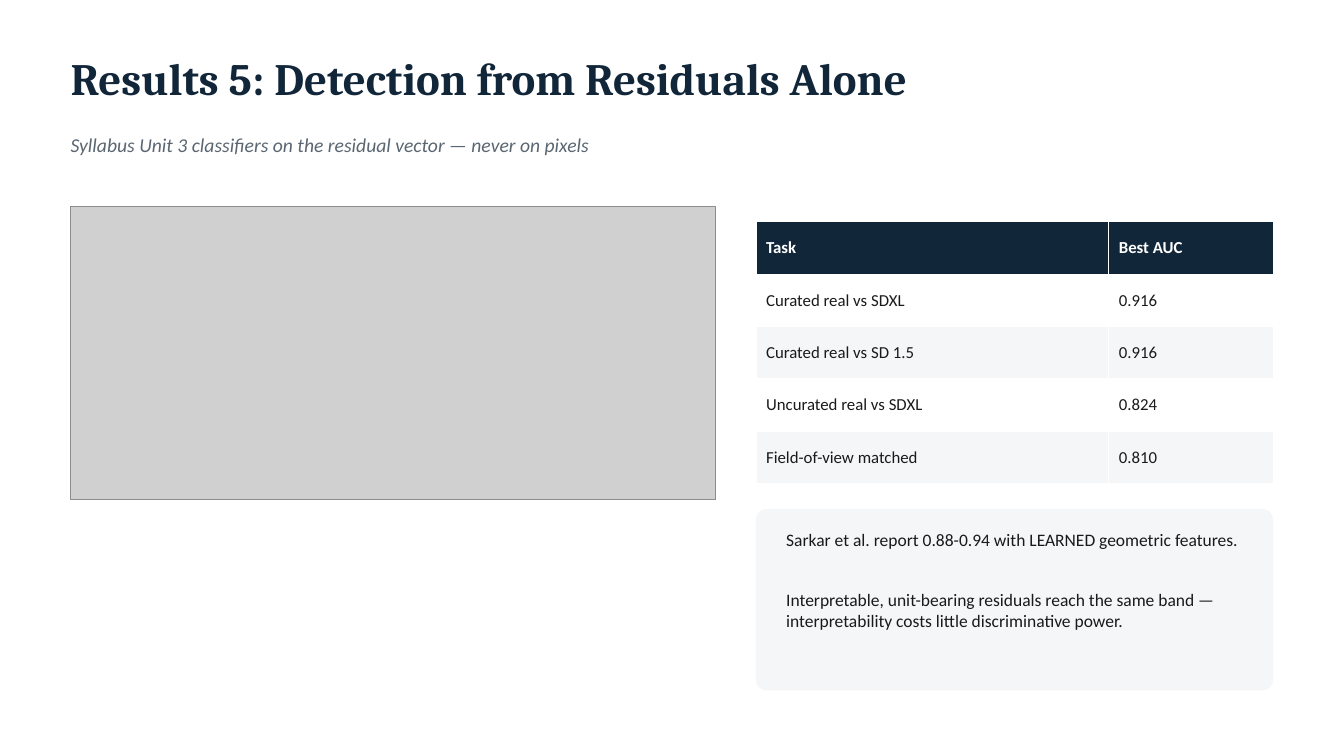
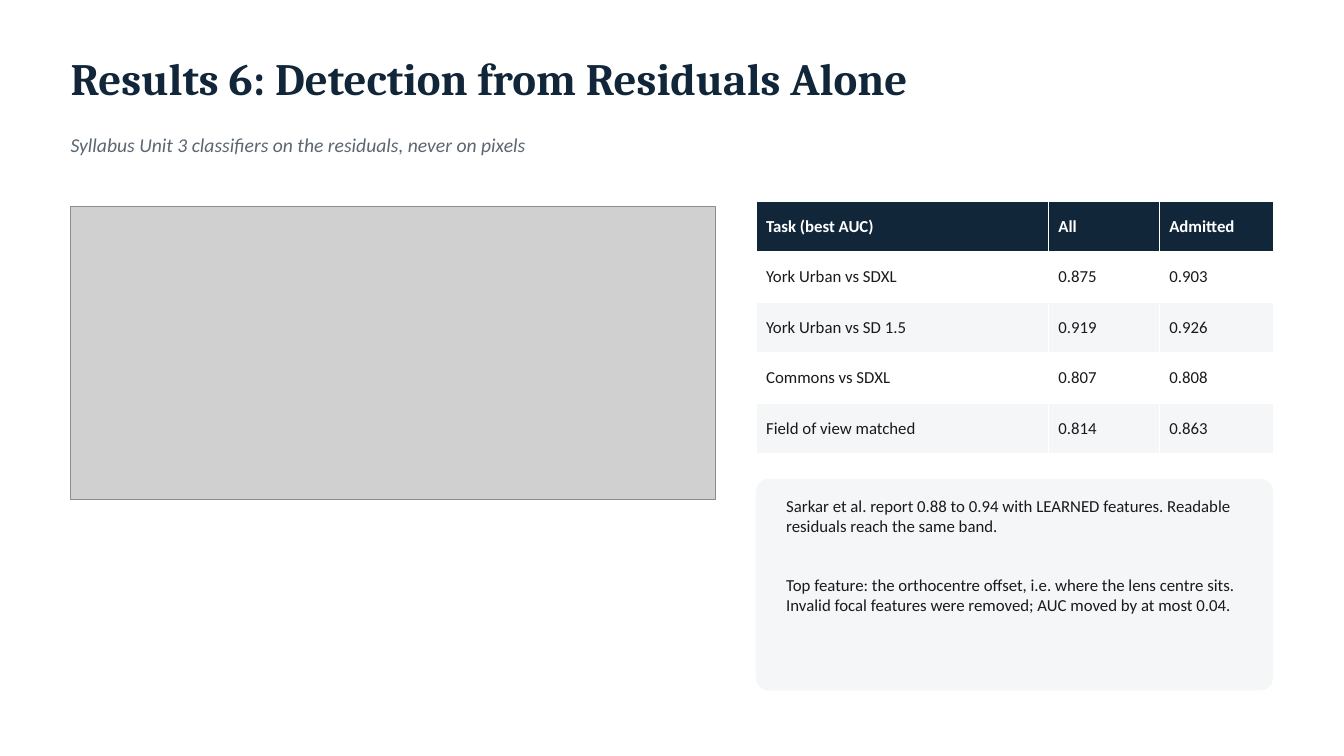
Before and after one commit to eesha5/vanishing-truth, a slide deck: slide 16 of docs/report/CA3_Presentation_Geometric_Consistency.pptx (slide 15 before the commit). Drawn at 1344x756 pixels with LibreOffice and Linux fonts; fonts in the diff are those of the drawing; grey boxes stand for pictures. Boxes give left, top, right and bottom in pixels: in the first picture for what was removed or moved away, otherwise in the second. Text is boxed around its words. In the diff, an @@ line names an element or a change of style, - is before the commit and + after.

```diff
--- a/docs/report/CA3_Presentation_Geometric_Consistency.pptx
+++ b/docs/report/CA3_Presentation_Geometric_Consistency.pptx
@@ text at <box>71,63,907,96</box>: text changed @@
-Results 5: Detection from Residuals Alone
+Results 6: Detection from Residuals Alone
@@ text at <box>71,138,525,155</box>: text changed @@
-Syllabus Unit 3 classifiers on the residual vector — never on pixels
+Syllabus Unit 3 classifiers on the residuals, never on pixels
@@ table at <box>756,202,1273,454</box> @@
-column 1: Task | Curated real vs SDXL | Curated real vs SD 1.5 | Uncurated real vs SDXL | Field-of-view matched
-column 2: Best AUC | 0.916 | 0.916 | 0.824 | 0.810
+column 1: Task (best AUC) | York Urban vs SDXL | York Urban vs SD 1.5 | Commons vs SDXL | Field of view matched
+column 2: All | 0.875 | 0.919 | 0.807 | 0.814
+column 3: Admitted | 0.903 | 0.926 | 0.808 | 0.863
@@ table: place and size @@
-table at <box>756,222,1273,484</box>
+table at <box>756,202,1273,454</box>
@@ rounded rectangle: place and size @@
-rounded rectangle at <box>756,509,1273,691</box>
+rounded rectangle at <box>756,479,1273,691</box>
@@ text at <box>786,500,1234,614</box>: text changed; size 12.5 to 12 pt @@
-Sarkar et al. report 0.88-0.94 with LEARNED geometric features.
-Interpretable, unit-bearing residuals reach the same band — interpretability costs little discriminative power.
+Sarkar et al. report 0.88 to 0.94 with LEARNED features. Readable residuals reach the same band.
+Top feature: the orthocentre offset, i.e. where the lens centre sits. Invalid focal features were removed; AUC moved by at most 0.04.
```
Also in this commit, not shown: 17 other slides changed, 3 slides added, 2 slides removed, 7 other files.
